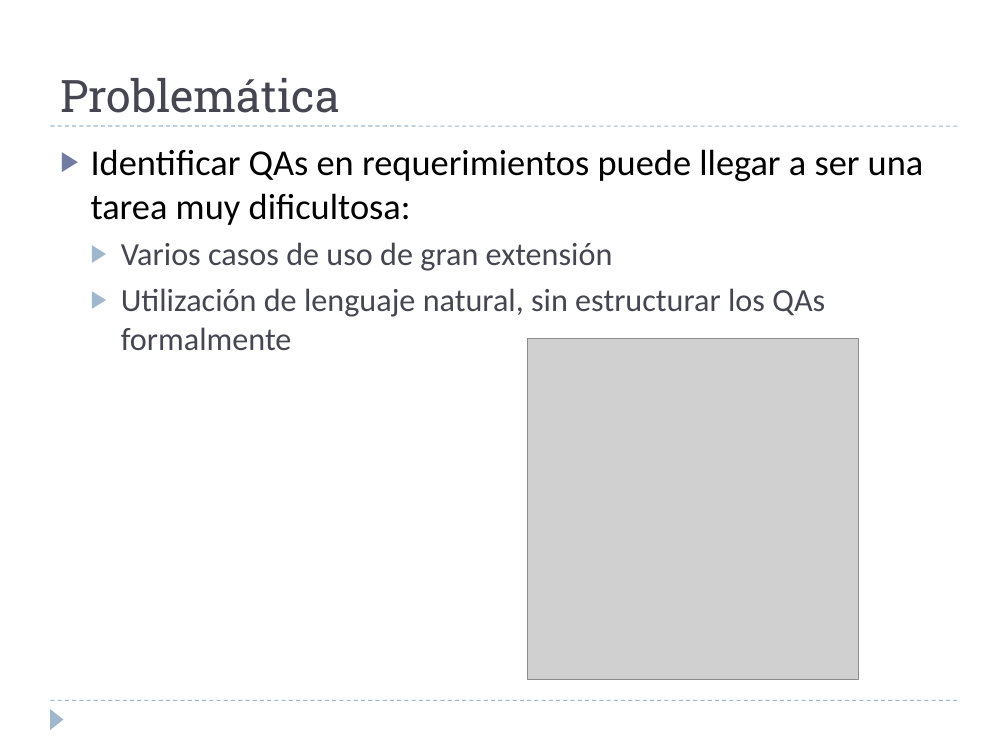
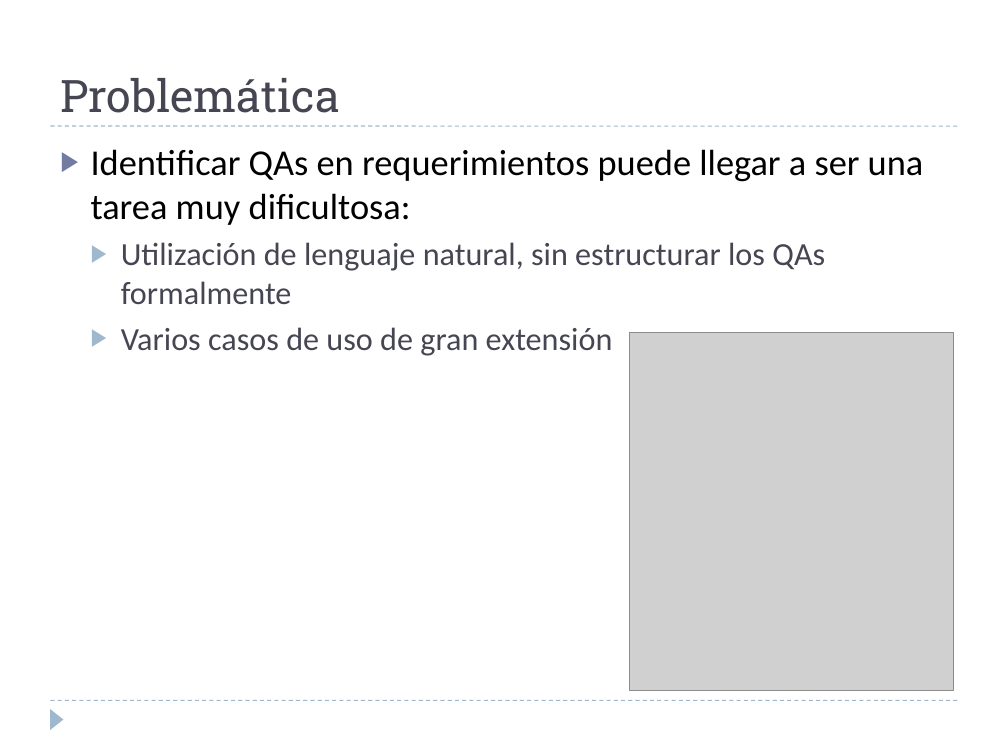
Before and after one commit to alejandrorago/qatesis2, a slide deck: slide 5 of Capitulos Finales/FilminasV0.2.pptx. Drawn at 1008x756 pixels with LibreOffice and Linux fonts; fonts in the diff are those of the drawing; grey boxes stand for pictures. Boxes give left, top, right and bottom in pixels: in the first picture for what was removed or moved away, otherwise in the second. Text is boxed around its words. In the diff, an @@ line names an element or a change of style, - is before the commit and + after.

```diff
--- a/Capitulos Finales/FilminasV0.2.pptx
+++ b/Capitulos Finales/FilminasV0.2.pptx
@@ text at (x1=121, y1=242, x2=825, y2=304): paragraph added @@
+  ▶ Utilización de lenguaje natural, sin estructurar los QAs formalmente
@@ text at (x1=121, y1=288, x2=825, y2=350): paragraph removed @@
-  ▶ Utilización de lenguaje natural, sin estructurar los QAs formalmente
@@ picture resized from (x1=528, y1=339, x2=859, y2=680) to (x1=630, y1=333, x2=955, y2=690) @@
```
Also in this commit, not shown: 2 other slides changed, 1 slide removed.
